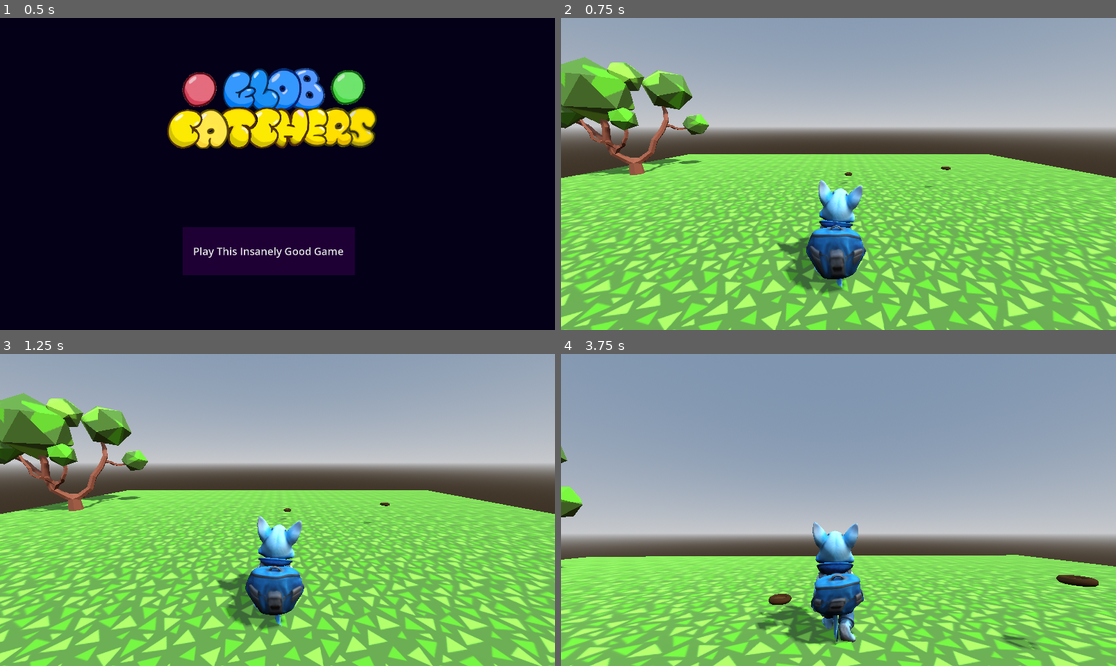
Above: before the commit, frames 1-4 (two rows, left to right).
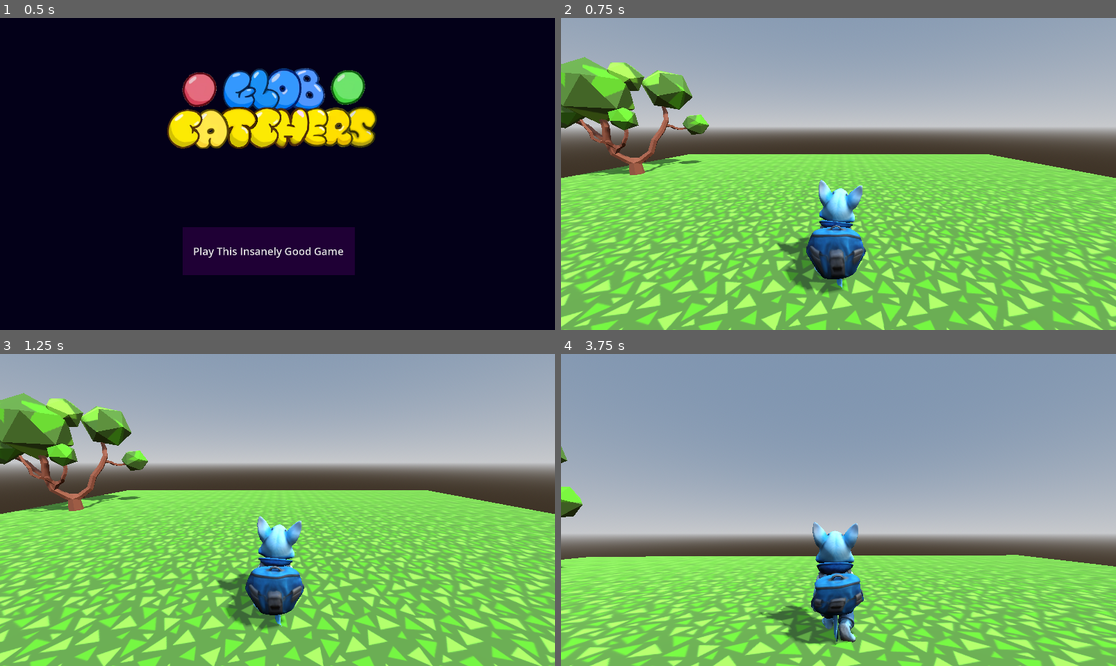
Above: after the commit, the same moments.

Repository: gvfirmeza/GlobCatches
Game: Godot game, scene res://cena_inicial.tscn
Same seed, same stepped clock (60 frames per second), same inputs: the game is played once before the commit and once after it.
Inputs (mouse positions are in pixels of both pictures, inside the frame that each line leads up to):
- Up to frame 1 (0.5 s): no input
- Up to frame 2 (0.75 s): click "Play This Insanely Good Game" at 0.5 s
- Up to frame 3 (1.25 s): no input
- Up to frame 4 (3.75 s): tap Enter (ui_accept) at 1.25, 1.52, 2.27 s; move the mouse to (866, 510) at 1.27 s; hold W (move_forward) from 1.28 s (still down); click (866, 510) at 1.35 s; tap P (pe) at 1.55, 2.1, 3.05, 3.6 s; move the mouse to (810, 510) at 2.02 s; click (810, 510) at 2.3 s; move the mouse to (849, 503) at 2.77 s; click (849, 503) at 2.85 s; move the mouse to (832, 516) at 3.52 s

Frame 1 is identical in both runs. In frame 2, less than 0.1% of the frame differs, in the area x 50-71%, y 47-55%; in frame 3, less than 0.1%; in frame 4, 0.6%, in the area x 35-97%, y 70-95%.

Commit message:
feat: spawn dinamico de buracos

Diff:
--- /dev/null
+++ b/globcatchers/cena.gd
@@ -0,0 +1,28 @@
+extends Node3D
+
+@export var objeto_spawnado: PackedScene
+
+@onready var BuracoSpawnTimer = $BuracoSpawn
+
+func _on_buraco_spawn_timeout() -> void:
+	spawn_buraco()
+
+func spawn_buraco():
+	if objeto_spawnado:
+		var instancia = objeto_spawnado.instantiate()
+		add_child(instancia)
+
+		var area = $Area3D
+		var shape = area.get_child(0).shape
+		if shape is BoxShape3D:
+			var pos_x = randf_range(-shape.size.x / 2, shape.size.x / 2)
+			var pos_y = randf_range(-shape.size.y / 2, shape.size.y / 2)
+			var pos_z = randf_range(-shape.size.z / 2, shape.size.z / 2)
+			instancia.position = area.position + Vector3(pos_x, pos_y, pos_z)
+
+		var player_node = get_node("PlayerNovo")
+		instancia.player_entered.connect(player_node._on_buraco_player_entered)
+		instancia.player_exited.connect(player_node._on_buraco_player_exited)
+
+func _ready():
+	BuracoSpawnTimer.connect("timeout", _on_buraco_spawn_timeout)
--- a/globcatchers/cena.tscn
+++ b/globcatchers/cena.tscn
@@ -1,5 +1,6 @@
-[gd_scene load_steps=13 format=3 uid="uid://bylwsd1dlajk0"]
+[gd_scene load_steps=15 format=3 uid="uid://bylwsd1dlajk0"]
 
+[ext_resource type="Script" path="res://cena.gd" id="1_3m7su"]
 [ext_resource type="PackedScene" uid="uid://c531o4fpse8pd" path="res://player.tscn" id="1_y33pe"]
 [ext_resource type="Texture2D" uid="uid://cwafdjuycpasn" path="res://assets/textures/TexturaGrama.png" id="2_1eb6k"]
 [ext_resource type="PackedScene" uid="uid://co133aa0ve410" path="res://árvore.tscn" id="2_k7xix"]
@@ -30,8 +31,13 @@
 [sub_resource type="ConcavePolygonShape3D" id="ConcavePolygonShape3D_8x66o"]
 data = PackedVector3Array(5, 0, 5, -5, 0, 5, 5, 0, -5, -5, 0, 5, -5, 0, -5, 5, 0, -5)
 
+[sub_resource type="BoxShape3D" id="BoxShape3D_wu7cs"]
+size = Vector3(25.3524, 0.001, 30.2264)
+
 [node name="Cena" type="Node3D"]
 transform = Transform3D(1, 0, 0, 0, 1, 0, 0, 0, 1, 0.00289059, 2.38419e-07, 0.0208416)
+script = ExtResource("1_3m7su")
+objeto_spawnado = ExtResource("5_u01lo")
 
 [node name="PlayerNovo" parent="." instance=ExtResource("1_y33pe")]
 transform = Transform3D(1, 0, 0, 0, 1, 0, 0, 0, 1, 0.00205088, 0.850917, 2.64318)
@@ -64,19 +70,19 @@
 [node name="Banco" parent="." instance=ExtResource("3_stan2")]
 transform = Transform3D(1.01394, 0, 0, 0, 0.84544, 0, 0, 0, 0.921037, -12.0575, -0.019872, 0.216175)
 
-[node name="Buraci" parent="." instance=ExtResource("5_u01lo")]
-transform = Transform3D(1, 0, 0, 0, 1, 0, 0, 0, 1, 4.98376, 1.01526, -3.26718)
-
-[node name="Buraco" parent="." instance=ExtResource("5_u01lo")]
-transform = Transform3D(1, 0, 0, 0, 1, 0, 0, 0, 1, 0.512786, 0.507628, -4.23203)
-
 [node name="Trilha Sonora" type="AudioStreamPlayer" parent="."]
 stream = ExtResource("5_7c38p")
 volume_db = -7.0
 autoplay = true
 
-[connection signal="done_digging" from="PlayerNovo" to="Buraco" method="_on_player_novo_done_digging"]
-[connection signal="player_entered" from="Buraci" to="PlayerNovo" method="_on_buraco_player_entered"]
-[connection signal="player_exited" from="Buraci" to="PlayerNovo" method="_on_buraco_player_exited"]
-[connection signal="player_entered" from="Buraco" to="PlayerNovo" method="_on_buraco_player_entered"]
-[connection signal="player_exited" from="Buraco" to="PlayerNovo" method="_on_buraco_player_exited"]
+[node name="Area3D" type="Area3D" parent="."]
+
+[node name="CollisionShape3D" type="CollisionShape3D" parent="Area3D"]
+transform = Transform3D(1, 0, 0, 0, 1, 0, 0, 0, 1, 2.66838, 0.4995, 0.00250244)
+shape = SubResource("BoxShape3D_wu7cs")
+
+[node name="BuracoSpawn" type="Timer" parent="."]
+wait_time = 10.0
+autostart = true
+
+[connection signal="timeout" from="BuracoSpawn" to="." method="_on_buraco_spawn_timeout"]
--- a/globcatchers/player.gd
+++ b/globcatchers/player.gd
@@ -29,24 +29,25 @@
 		$Skeleton3D.set_surface_override_material(0, current_material)
 
 func _physics_process(delta: float) -> void:
+	#Handling cursor visibility
+	if Input.is_action_just_pressed("ui_cancel"):
+		Input.set_mouse_mode(Input.MOUSE_MODE_VISIBLE)
+
+	if Input.is_action_just_pressed("mouse_click"):
+		if Input.get_mouse_mode() == Input.MOUSE_MODE_VISIBLE:
+			Input.set_mouse_mode(Input.MOUSE_MODE_CAPTURED)
+
+	twist_pivot.rotate_y(twist_input)
+	pitch_pivot.rotate_x(pitch_input)
+	pitch_pivot.rotation.x = clamp(
+		pitch_pivot.rotation.x,
+		deg_to_rad(-30),
+		deg_to_rad(30)
+	)
+	twist_input = 0.0
+	pitch_input = 0.0
+
 	if can_move:
-		#Handling cursor visibility
-		if Input.is_action_just_pressed("ui_cancel"):
-			Input.set_mouse_mode(Input.MOUSE_MODE_VISIBLE)
-
-		if Input.is_action_just_pressed("mouse_click"):
-			if Input.get_mouse_mode() == Input.MOUSE_MODE_VISIBLE:
-				Input.set_mouse_mode(Input.MOUSE_MODE_CAPTURED)
-
-		twist_pivot.rotate_y(twist_input)
-		pitch_pivot.rotate_x(pitch_input)
-		pitch_pivot.rotation.x = clamp(
-			pitch_pivot.rotation.x,
-			deg_to_rad(-30),
-			deg_to_rad(30)
-		)
-		twist_input = 0.0
-		pitch_input = 0.0
 
 		# Add the gravity.
 		if not is_on_floor():
@@ -102,6 +103,11 @@
 			twist_input = - event.relative.x * mouse_sensitivity
 			pitch_input = - event.relative.y * mouse_sensitivity
 
+func _on_node_added(node):
+	if node.is_in_group("buraco"):
+		node.player_entered.connect(_on_buraco_player_entered)
+		node.player_exited.connect(_on_buraco_player_exited)
+
 func _on_buraco_player_entered(area) -> void:
 	is_colliding_buraco = true
 	buraco_atual = area
